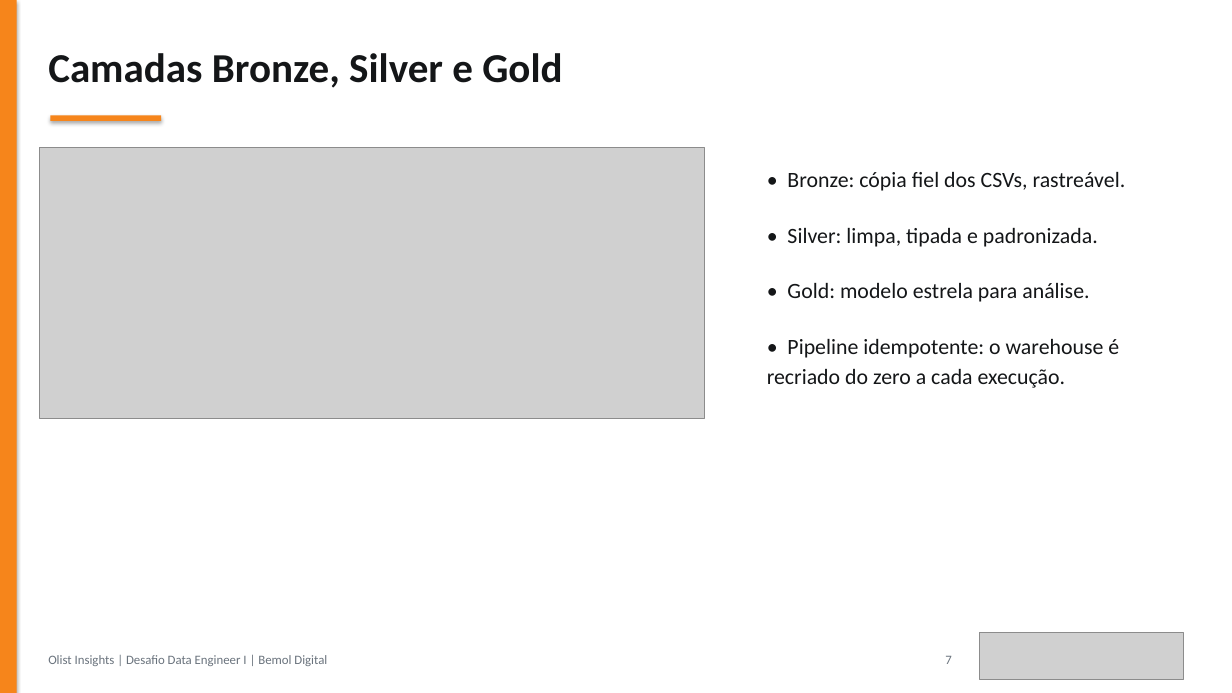
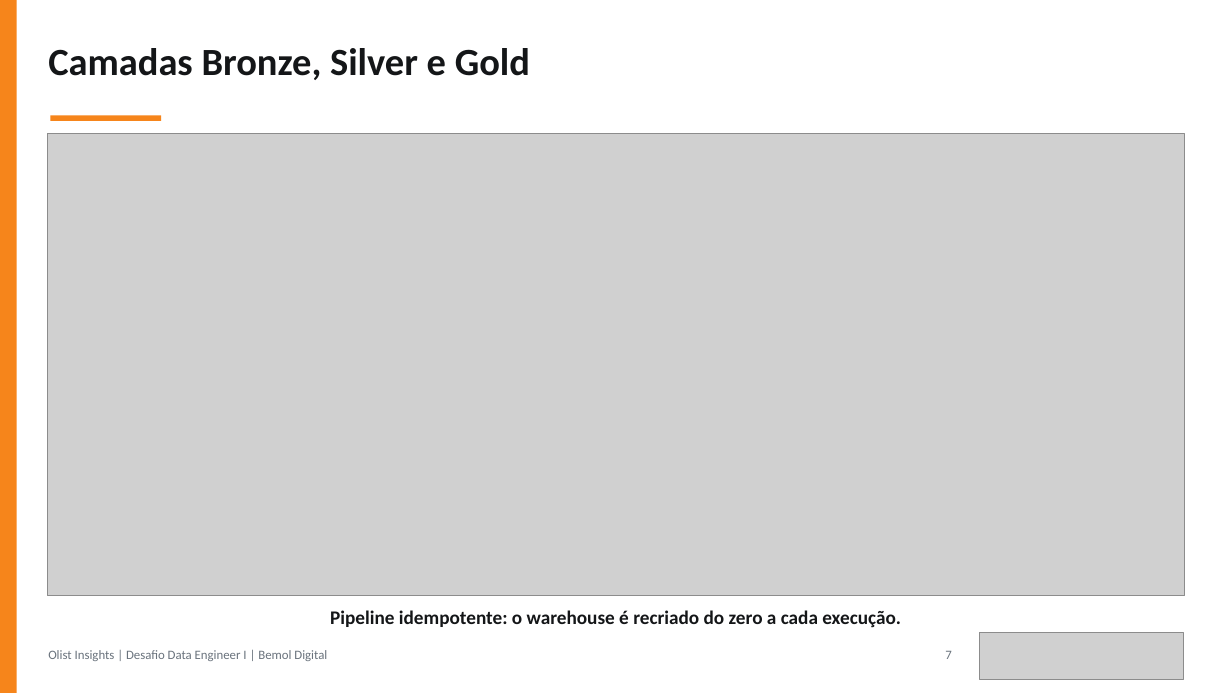
Before and after one commit to JulianaBallin/data-engineer-challenge, a slide deck: slide 7 of docs/apresentacao/apresentacao-olist.pptx. Drawn at 1232x693 pixels with LibreOffice and Linux fonts; fonts in the diff are those of the drawing; grey boxes stand for pictures. Boxes give left, top, right and bottom in pixels: in the first picture for what was removed or moved away, otherwise in the second. Text is boxed around its words. In the diff, an @@ line names an element or a change of style, - is before the commit and + after.

Commit message:
docs(slides): readable layers and star model, notebook print, one chart per slide, centered cards, deploy link

```diff
--- a/docs/apresentacao/apresentacao-olist.pptx
+++ b/docs/apresentacao/apresentacao-olist.pptx
@@ rectangle at (x1=0, y1=0, x2=17, y2=693): shadow off @@
@@ rectangle removed at (x1=0, y1=0, x2=1232, y2=693) @@
@@ text "Camadas Bronze, Silver e Gold" at (x1=48, y1=48, x2=530, y2=80): size 32 to 30 pt @@
@@ rectangle at (x1=50, y1=116, x2=161, y2=121): shadow off @@
@@ picture resized from (x1=39, y1=148, x2=704, y2=418) to (x1=47, y1=134, x2=1185, y2=596) @@
@@ text at (x1=330, y1=610, x2=901, y2=628): text changed; size 17 to 15 pt; bold on @@
-• Bronze: cópia fiel dos CSVs, rastreável.
-• Silver: limpa, tipada e padronizada.
-• Gold: modelo estrela para análise.
-• Pipeline idempotente: o warehouse é recriado do zero a cada execução.
+Pipeline idempotente: o warehouse é recriado do zero a cada execução.
@@ text "Olist Insights | Desafio Data ..." moved from (x1=48, y1=655, x2=327, y2=666) to (x1=48, y1=650, x2=327, y2=661) @@
@@ text "7" moved from (x1=945, y1=656, x2=951, y2=664) to (x1=945, y1=651, x2=951, y2=659) @@
```
Also in this commit, not shown: 14 other slides changed, 5 slides added, 2 slides removed, 8 other files.
